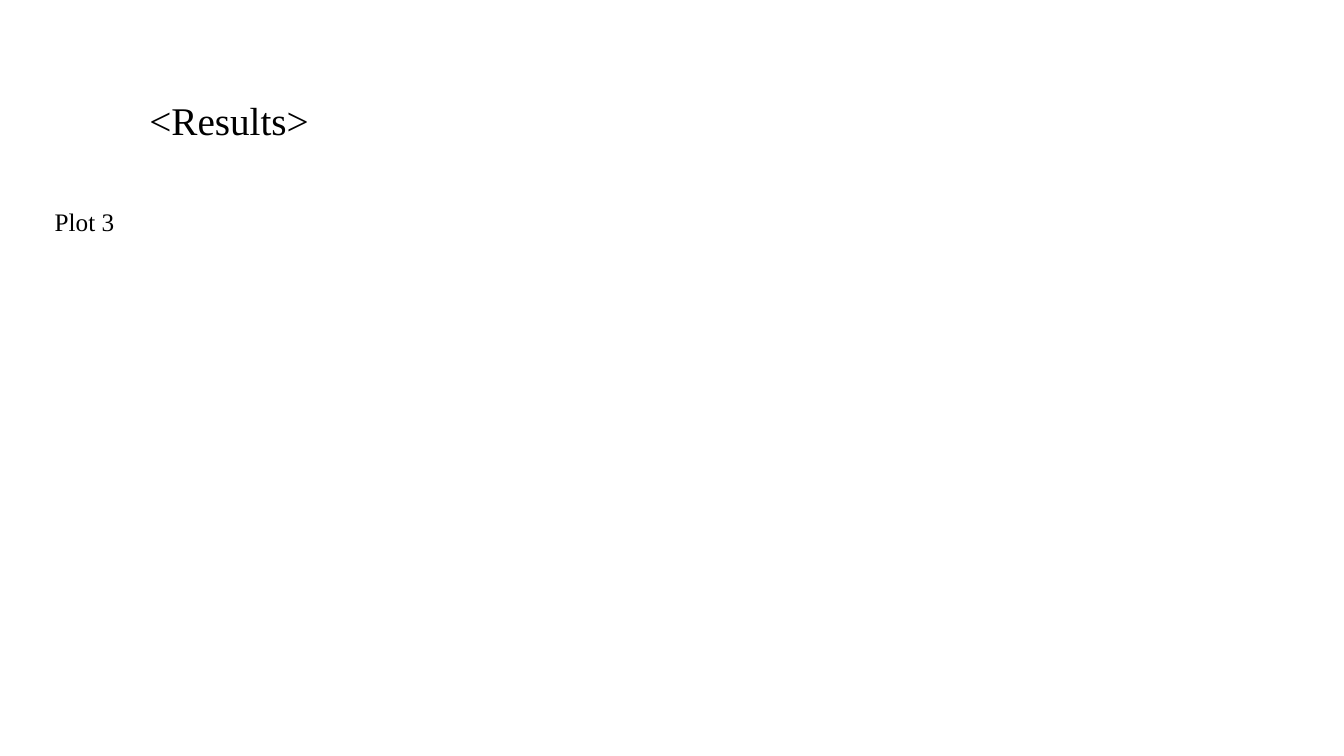
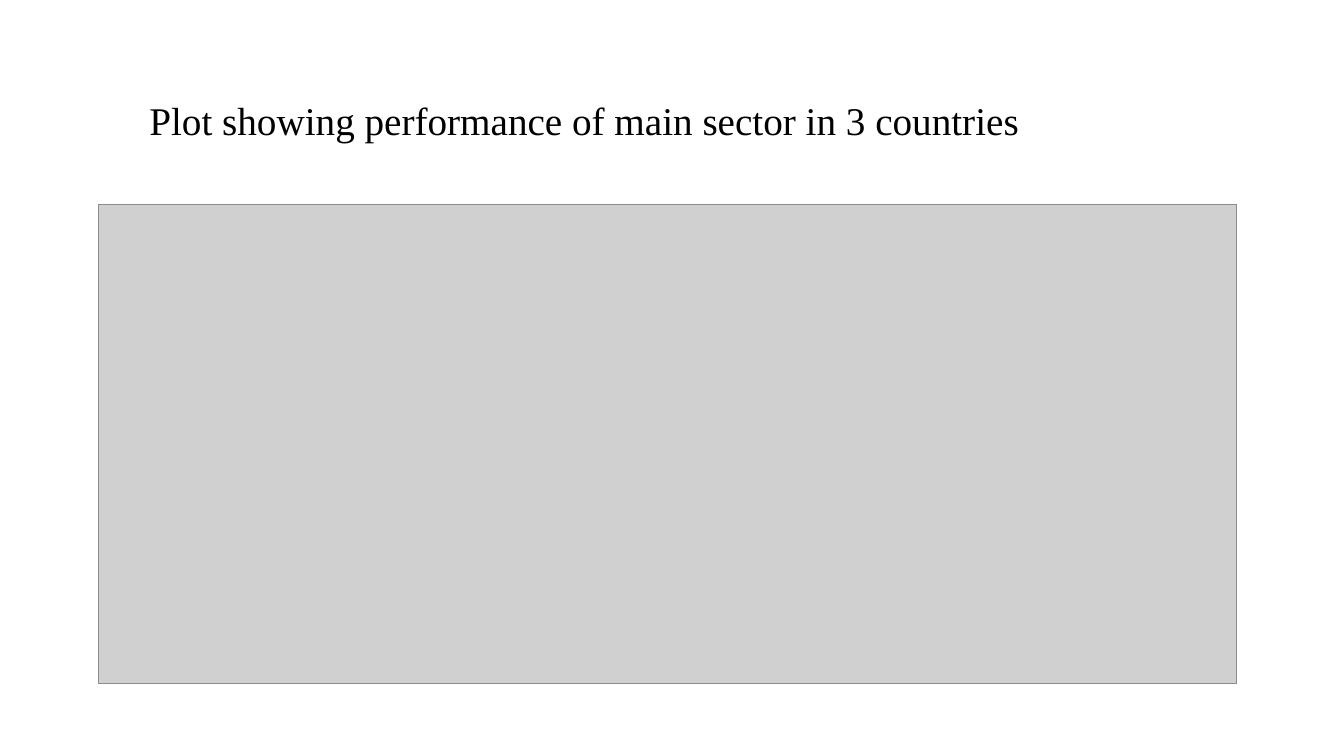
Before and after one commit to Immortal31/assignments, a slide deck: slide 9 of First Assignment/INVEST.pptx. Drawn at 1344x756 pixels with LibreOffice and Linux fonts; fonts in the diff are those of the drawing; grey boxes stand for pictures; background and template pictures are left out. Boxes give left, top, right and bottom in pixels: in the first picture for what was removed or moved away, otherwise in the second. Text is boxed around its words. In the diff, an @@ line names an element or a change of style, - is before the commit and + after.

```diff
--- a/First Assignment/INVEST.pptx
+++ b/First Assignment/INVEST.pptx
@@ title at (149, 107, 1018, 143): text changed @@
-<Results>
+Plot showing performance of main sector in 3 countries
@@ picture added at (98, 205, 1237, 684) @@
@@ text removed at (55, 213, 115, 232) @@
-Plot 3
```
Also in this commit, not shown: 3 other slides changed, 6 slides added, 6 slides removed, 21 other files.
